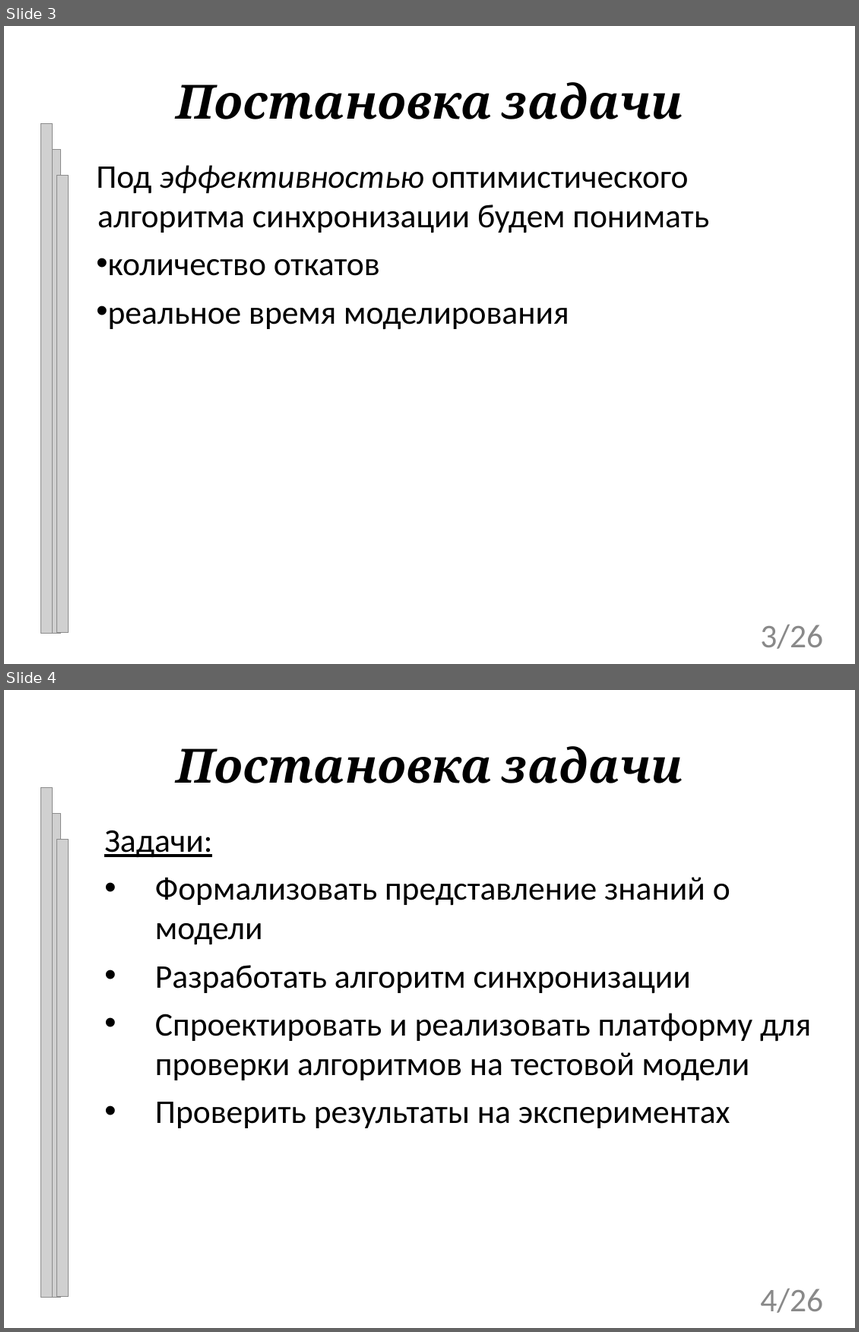
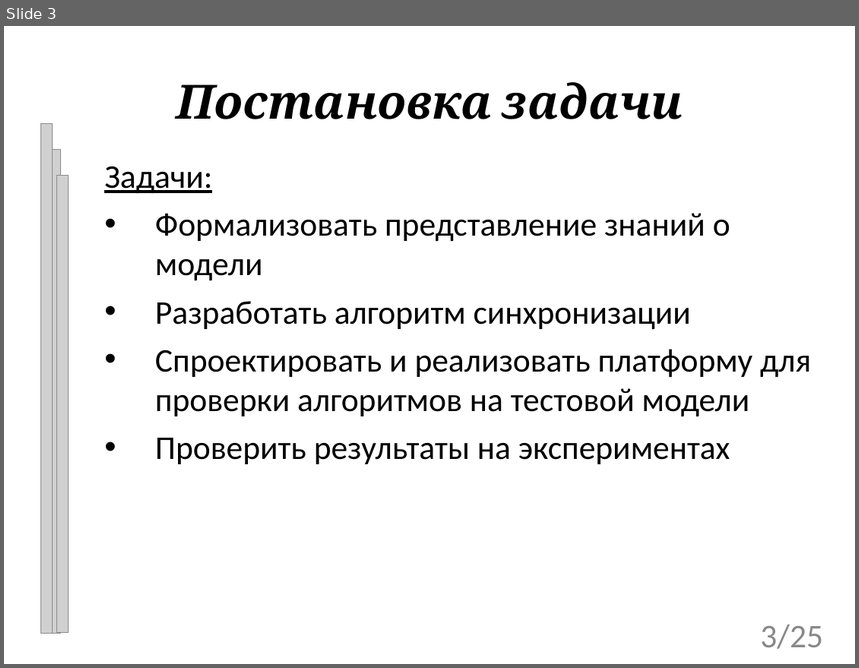
Before and after one commit to tom-trix/SynchAlgorithms, a slide deck: text/Mitrakov.ppt. Shown one above the other, each under a label of ours: slides 3 and 4 before the commit, slide 3 after it. The pictures are 859x1332 and 859x668 pixels, drawn with LibreOffice and Linux fonts; fonts in the diff are those of the drawing; grey boxes stand for pictures; background and template pictures are left out. Boxes give left, top, right and bottom in pixels: in the first picture for what was removed or moved away, otherwise in the second. Text is boxed around its words. In the diff, an @@ line names an element or a change of style, - is before the commit and + after.

```diff
--- a/text/Mitrakov.ppt
+++ b/text/Mitrakov.ppt
@@ slide 3 removed at box(4, 26, 855, 664), background picture (left out) @@
@@ title removed at box(176, 82, 683, 119) @@
-Постановка задачи
@@ picture removed at box(40, 124, 53, 633) @@
@@ picture removed at box(48, 149, 60, 633) @@
@@ picture removed at box(56, 175, 69, 632) @@
@@ subtitle removed at box(96, 165, 709, 329) @@
-Под эффективностью оптимистического алгоритма синхронизации будем понимать
-• количество откатов
-• реальное время моделирования
@@ page number removed at box(760, 625, 823, 649) @@
-3/26
@@ what was slide 4 is now slide 3 @@
@@ page number at box(760, 625, 823, 649): text changed @@
-4/26
+3/25
```
Also in this commit, not shown: 4 slides changed, 1 slide added, 1 other slide removed, 1 other file.
